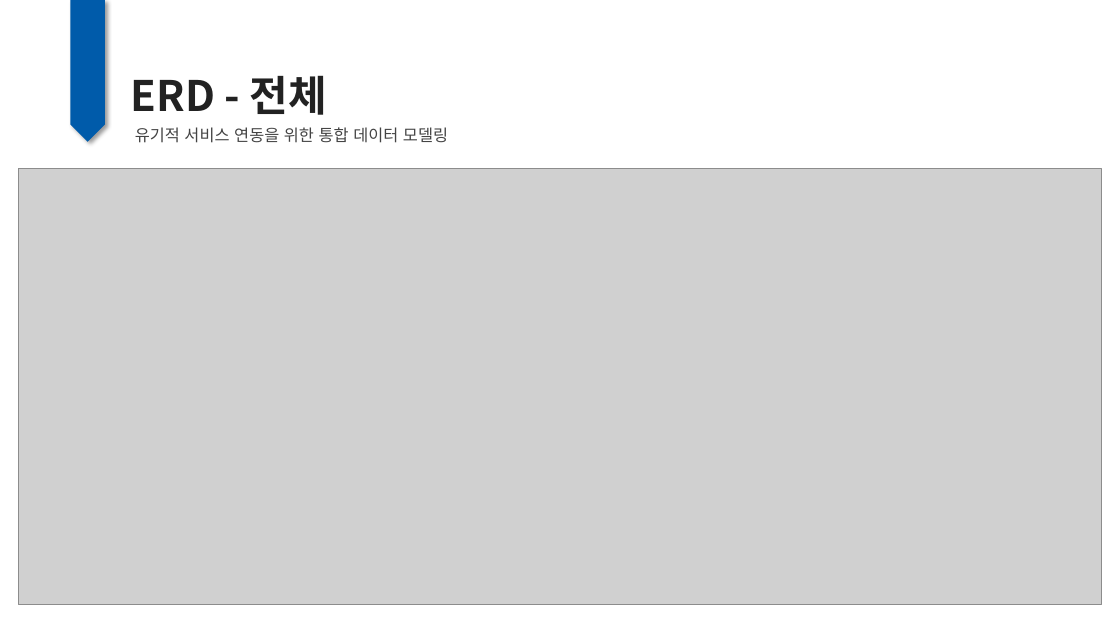
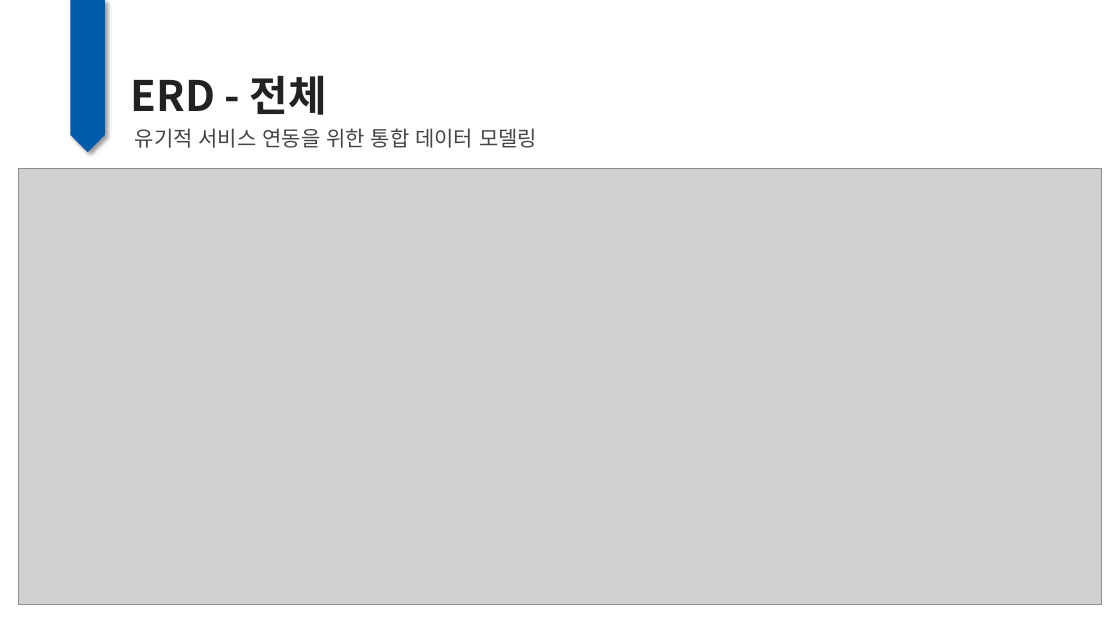
Before and after one commit to DongHyun0521/MBC_middle_project, a slide deck: slide 7 of etc/middle_ppt.pptx. Drawn at 1120x630 pixels with LibreOffice and Linux fonts; fonts in the diff are those of the drawing; grey boxes stand for pictures. Boxes give left, top, right and bottom in pixels: in the first picture for what was removed or moved away, otherwise in the second. Text is boxed around its words. In the diff, an @@ line names an element or a change of style, - is before the commit and + after.

```diff
--- a/etc/middle_ppt.pptx
+++ b/etc/middle_ppt.pptx
@@ pentagon arrow: place and size @@
-pentagon arrow at [71, 0, 105, 142]
+pentagon arrow at [71, 0, 105, 152]
@@ text "유기적 서비스 연동을 위한 통합 ..." at [135, 128, 537, 148]: size 14 to 18 pt @@
```
Also in this commit, not shown: 12 other slides changed, 1 slide added, 1 slide removed, 59 other files.
